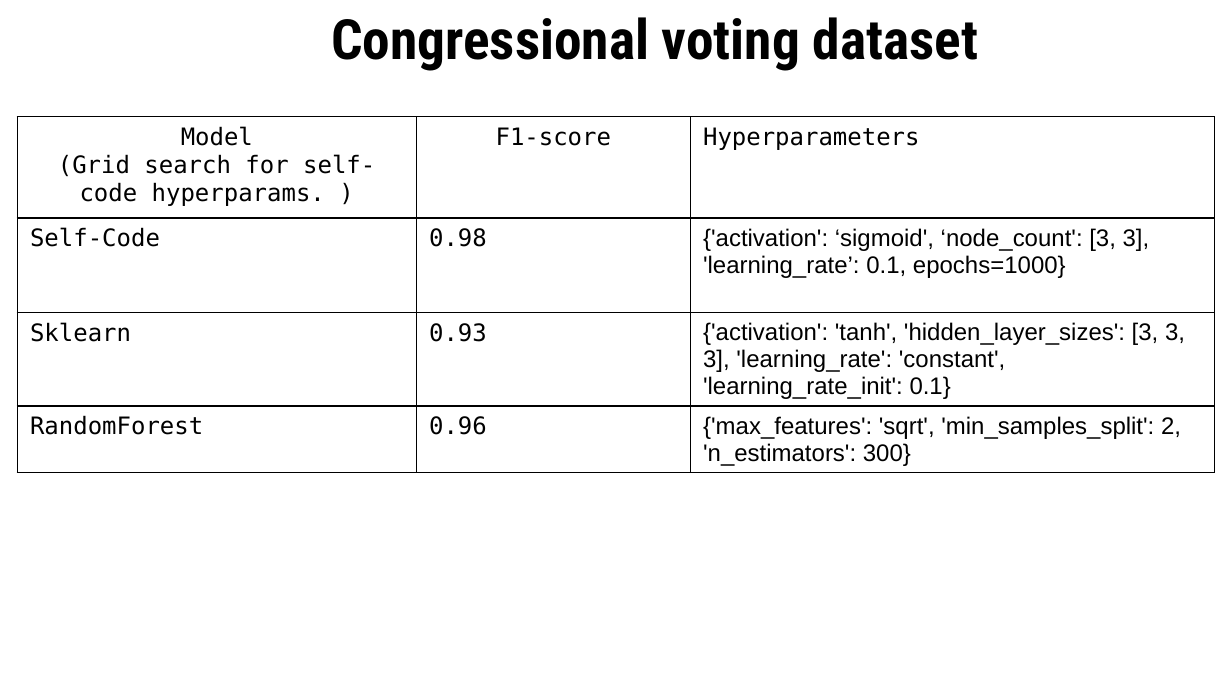
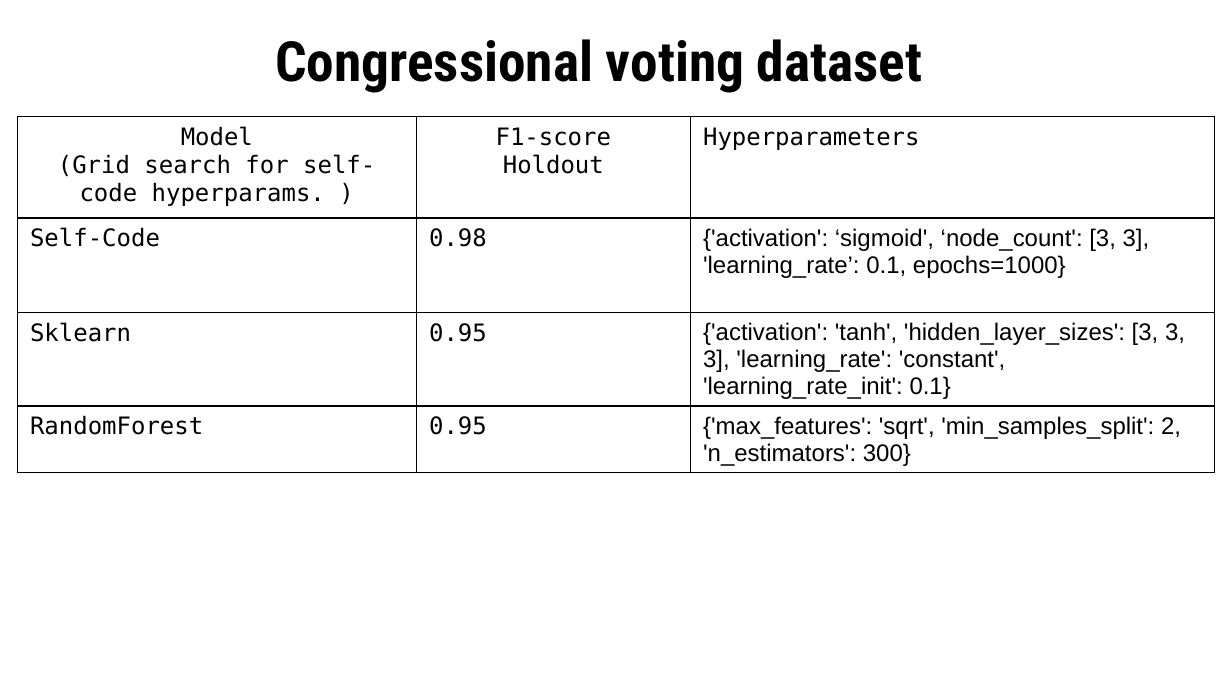
Before and after one commit to vschweitzer/ML_SS_23, a slide deck: slide 8 of src/NN_presentation.pptx. Drawn at 1232x693 pixels with LibreOffice and Linux fonts; fonts in the diff are those of the drawing. Boxes give left, top, right and bottom in pixels: in the first picture for what was removed or moved away, otherwise in the second. Text is boxed around its words. In the diff, an @@ line names an element or a change of style, - is before the commit and + after.

```diff
--- a/src/NN_presentation.pptx
+++ b/src/NN_presentation.pptx
@@ title "Congressional voting dataset" moved from (x1=331, y1=17, x2=978, y2=71) to (x1=275, y1=39, x2=922, y2=93) @@
@@ table at (x1=17, y1=117, x2=1214, y2=487) @@
-row 1, column 2: F1-score
+row 1, column 2: F1-score / Holdout
-row 3, column 2: 0.93
+row 3, column 2: 0.95
-row 4, column 2: 0.96
+row 4, column 2: 0.95
```
Also in this commit, not shown: 2 other slides changed.
